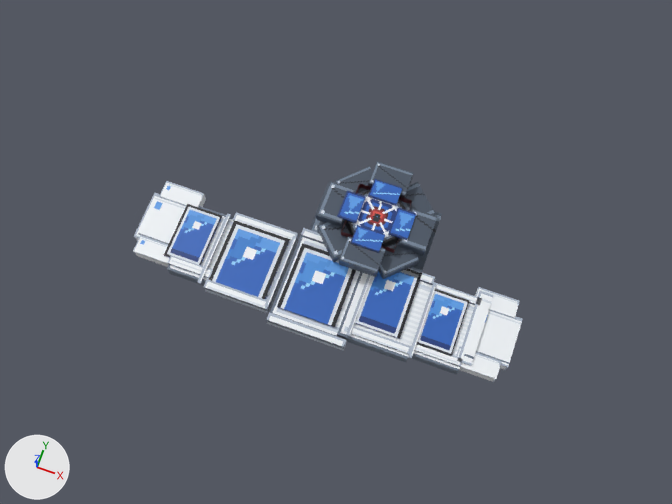
Before and after pictures for a commit that changed the Blender file .agent/previews/duel_disk_preview.blend.
Before and after are seen from the file's camera 'Cam'. Every picture has the same lights, and +X, +Y and +Z are marked at lower left. The first picture is the older version.

Before the edit, the objects in view are built like this:
```python
ob_blade_tip_core_001 = bpy.data.objects.new('blade_tip_core.001', me_blade_tip_core_001)
ob_blade_tip_core_001.parent = ob_pivot
ob_blade_tip_core_001.location = (0.0, 0.0, 0.0)
ob_hub_outer_ring_1 = bpy.data.objects.new('hub_outer_ring_1', me_hub_outer_ring_1)
ob_hub_outer_ring_1.parent = ob_pivot
ob_hub_outer_ring_1.location = (0.0, 0.0, 0.0)
ob_hub_outer_ring_2 = bpy.data.objects.new('hub_outer_ring_2', me_hub_outer_ring_2)
ob_hub_outer_ring_2.parent = ob_pivot
ob_hub_outer_ring_2.location = (8.0, -3.314, 0.0)
ob_hub_outer_ring_2.rotation_euler = (0.0, 0.0, 0.785)  # degrees (0, 0, 45)
ob_hub_outer_ring_3 = bpy.data.objects.new('hub_outer_ring_3', me_hub_outer_ring_3)
ob_hub_outer_ring_3.parent = ob_pivot
ob_hub_outer_ring_3.location = (0.0, 0.0, 0.0)
ob_hub_outer_ring_4 = bpy.data.objects.new('hub_outer_ring_4', me_hub_outer_ring_4)
ob_hub_outer_ring_4.parent = ob_pivot
ob_hub_outer_ring_4.location = (8.0, -3.314, 0.0)
ob_hub_outer_ring_4.rotation_euler = (0.0, 0.0, 0.785)  # degrees (0, 0, 45)
ob_hub_outer_ring_5 = bpy.data.objects.new('hub_outer_ring_5', me_hub_outer_ring_5)
ob_hub_outer_ring_5.parent = ob_pivot
ob_hub_outer_ring_5.location = (0.0, 0.0, 0.0)
ob_hub_outer_ring_6 = bpy.data.objects.new('hub_outer_ring_6', me_hub_outer_ring_6)
ob_hub_outer_ring_6.parent = ob_pivot
ob_hub_outer_ring_6.location = (8.0, -3.314, 0.0)
ob_hub_outer_ring_6.rotation_euler = (0.0, 0.0, 0.785)  # degrees (0, 0, 45)
ob_hub_outer_ring_7 = bpy.data.objects.new('hub_outer_ring_7', me_hub_outer_ring_7)
ob_hub_outer_ring_7.parent = ob_pivot
ob_hub_outer_ring_7.location = (0.0, 0.0, 0.0)
ob_hub_outer_ring_8 = bpy.data.objects.new('hub_outer_ring_8', me_hub_outer_ring_8)
ob_hub_outer_ring_8.parent = ob_pivot
ob_hub_outer_ring_8.location = (8.0, -3.314, 0.0)
ob_hub_outer_ring_8.rotation_euler = (0.0, 0.0, 0.785)  # degrees (0, 0, 45)
# also in view: 'blade_root_plate' at (13.0, 8.6, 16.2); 'blade_mid_plate' at (19.5, 8.6, 16.2); 'hub_inner_core' at (16.0, 16.0, 18.5); 'blade_tip_core' at (29.3, 9.5, 16.3); 'blade_root_upper_rail' at (13.5, 4.2, 16.4)
```
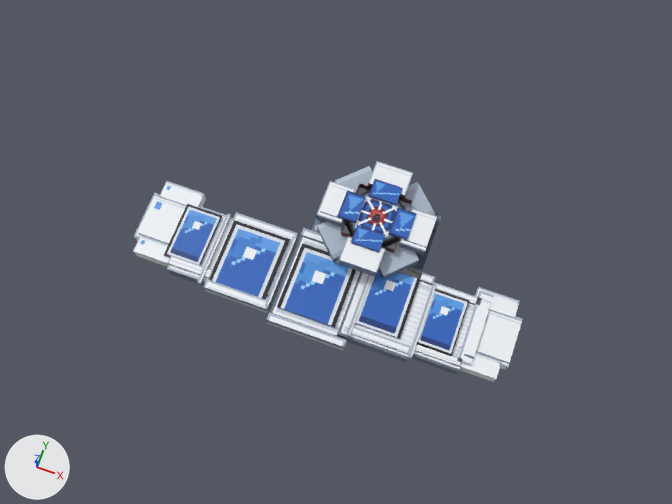
Where the change shows, as pixel boxes (x1, y1, x2, y2) in the pictures (672 x 504 px):
part 1 of me_hub_outer_ring_1, surface changed (blue to white): (399, 208, 437, 256) in both
part 2 of me_hub_outer_ring_2, surface changed (blue to grey): (401, 182, 435, 215) in both
part 3 of me_hub_outer_ring_3, surface changed (blue to white): (368, 161, 413, 198) in both
part 4 of me_hub_outer_ring_4, surface changed (blue to grey): (335, 166, 372, 194) in both
part 5 of me_hub_outer_ring_5, surface changed (blue to white): (316, 181, 354, 227) in both
part 6 of me_hub_outer_ring_6, surface changed (blue to grey): (317, 221, 350, 262) in both
part 7 of me_hub_outer_ring_7, surface changed (blue to white): (339, 236, 385, 277) in both
part 8 of me_hub_outer_ring_8, surface changed (blue to grey): (379, 241, 419, 279) in both
part 9 of me_left_wing_plate_001, surface changed: (167, 206, 234, 282) in both

Edits to the bpy script that builds the scene:
```text
Change me_hub_outer_ring_1:
    where me_hub_outer_ring_1.from_pydata(...)  # 8 vertices, 6 faces; spans x 10.8..13.2, y 6.2..9.8, z 9.9..11.18
    used by ob_hub_outer_ring_1; parent = ob_pivot; location = (0.0, 0.0, 0.0)
    me_hub_outer_ring_1 part 1: texture (UV) coordinates of 5 of 6 faces, centred in x 10.8..13.2, y 6.2..9.8, z 10.54..11.18, changed; they spanned u 0.13..0.44, v 0.13..1.0 and now span u 0.31..0.92, v 0.31..1.0
Change me_hub_outer_ring_2:
    where me_hub_outer_ring_2.from_pydata(...)  # 8 vertices, 6 faces; spans x 10.8..13.2, y 6.2..9.8, z 8.9..10.18
    used by ob_hub_outer_ring_2; parent = ob_pivot; location = (8.0, -3.314, 0.0); rotation_euler = (0.0, 0.0, 0.785), in degrees (0, 0, 45)
    me_hub_outer_ring_2 part 2: texture (UV) coordinates of 5 of 6 faces, centred in x 10.8..13.2, y 6.2..9.8, z 9.54..10.18, changed; they spanned u 0.13..0.44, v 0.13..1.0 and now span u 0.25..0.37, v 0.94..1.0
Change me_hub_outer_ring_3:
    where me_hub_outer_ring_3.from_pydata(...)  # 8 vertices, 6 faces; spans x 6.2..9.8, y 10.8..13.2, z 9.9..11.18
    used by ob_hub_outer_ring_3; parent = ob_pivot; location = (0.0, 0.0, 0.0)
    me_hub_outer_ring_3 part 3: texture (UV) coordinates of 5 of 6 faces, centred in x 6.2..9.8, y 10.8..13.2, z 10.54..11.18, changed; they spanned u 0.13..0.59, v 0.13..1.0 and now span u 0.31..1.0, v 0.4..1.0
Change me_hub_outer_ring_4:
    where me_hub_outer_ring_4.from_pydata(...)  # 8 vertices, 6 faces; spans x 6.2..9.8, y 10.8..13.2, z 8.9..10.18
    used by ob_hub_outer_ring_4; parent = ob_pivot; location = (8.0, -3.314, 0.0); rotation_euler = (0.0, 0.0, 0.785), in degrees (0, 0, 45)
    me_hub_outer_ring_4 part 4: texture (UV) coordinates of 5 of 6 faces, centred in x 6.2..9.8, y 10.8..13.2, z 9.54..10.18, changed; they spanned u 0.13..0.59, v 0.13..1.0 and now span u 0.25..0.37, v 0.96..1.0
Change me_hub_outer_ring_5:
    where me_hub_outer_ring_5.from_pydata(...)  # 8 vertices, 6 faces; spans x 2.8..5.2, y 6.2..9.8, z 9.9..11.18
    used by ob_hub_outer_ring_5; parent = ob_pivot; location = (0.0, 0.0, 0.0)
    me_hub_outer_ring_5 part 5: texture (UV) coordinates of 5 of 6 faces, centred in x 2.8..5.2, y 6.2..9.8, z 10.54..11.18, changed; they spanned u 0.13..0.44, v 0.13..1.0 and now span u 0.31..0.92, v 0.31..1.0
Change me_hub_outer_ring_6:
    where me_hub_outer_ring_6.from_pydata(...)  # 8 vertices, 6 faces; spans x 2.8..5.2, y 6.2..9.8, z 8.9..10.18
    used by ob_hub_outer_ring_6; parent = ob_pivot; location = (8.0, -3.314, 0.0); rotation_euler = (0.0, 0.0, 0.785), in degrees (0, 0, 45)
    me_hub_outer_ring_6 part 6: texture (UV) coordinates of 5 of 6 faces, centred in x 2.8..5.2, y 6.2..9.8, z 9.54..10.18, changed; they spanned u 0.13..0.44, v 0.13..1.0 and now span u 0.25..0.37, v 0.94..1.0
Change me_hub_outer_ring_7:
    where me_hub_outer_ring_7.from_pydata(...)  # 8 vertices, 6 faces; spans x 6.2..9.8, y 2.8..5.2, z 9.9..11.18
    used by ob_hub_outer_ring_7; parent = ob_pivot; location = (0.0, 0.0, 0.0)
    me_hub_outer_ring_7 part 7: texture (UV) coordinates of 5 of 6 faces, centred in x 6.2..9.8, y 2.8..5.2, z 10.54..11.18, changed; they spanned u 0.13..0.59, v 0.13..1.0 and now span u 0.31..1.0, v 0.4..1.0
Change me_hub_outer_ring_8:
    where me_hub_outer_ring_8.from_pydata(...)  # 8 vertices, 6 faces; spans x 6.2..9.8, y 2.8..5.2, z 8.9..10.18
    used by ob_hub_outer_ring_8; parent = ob_pivot; location = (8.0, -3.314, 0.0); rotation_euler = (0.0, 0.0, 0.785), in degrees (0, 0, 45)
    me_hub_outer_ring_8 part 8: texture (UV) coordinates of 5 of 6 faces, centred in x 6.2..9.8, y 2.8..5.2, z 9.54..10.18, changed; they spanned u 0.13..0.59, v 0.13..1.0 and now span u 0.25..0.37, v 0.96..1.0
Change me_left_wing_plate_001:
    used by ob_left_wing_plate_001; parent = ob_pivot; location = (0.0, 0.0, 0.0)
    remove me_left_wing_plate_001.from_pydata(...)  # 8 vertices, 6 faces; spans x -8.6..-4.5, y -2.7..4.1, z 7.55..8.95
    add me_left_wing_plate_001.from_pydata(...)  # 8 vertices, 5 faces; spans x -8.6..-4.5, y -2.7..4.1, z 7.55..8.95
    me_left_wing_plate_001 part 9: 1 kept faces spanning x -8.6..-4.5, y -2.7..4.1, z 8.95 get new texture (UV) coordinates
    edits to the shape of me_left_wing_plate_001 do not show in these pictures
```
